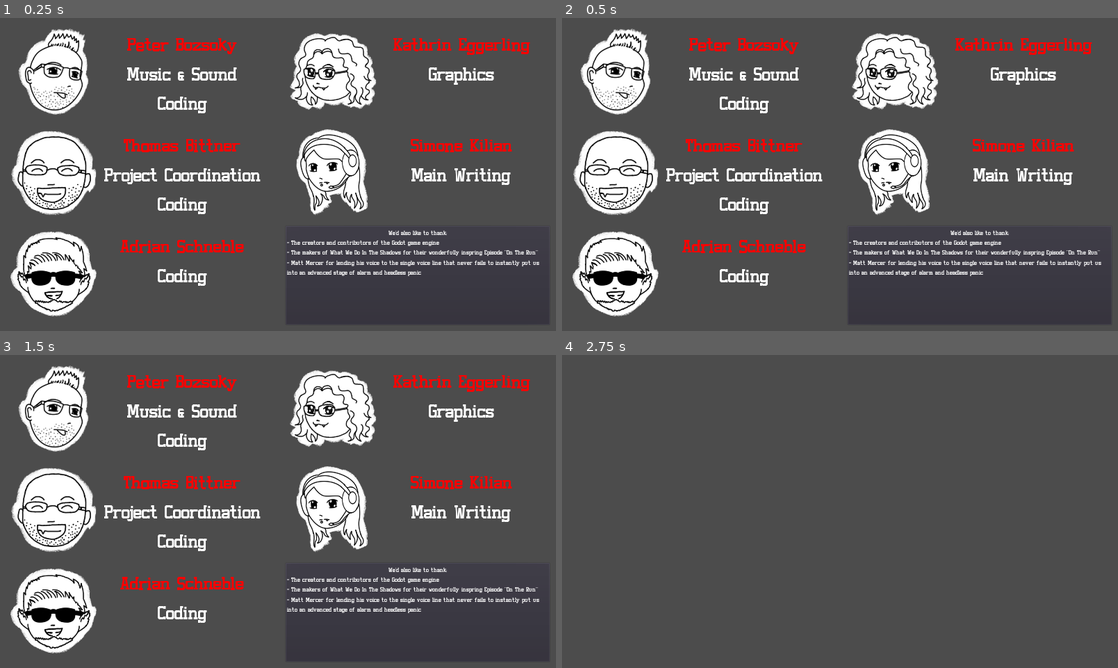
Above: before the commit, frames 1-4 (two rows, left to right).
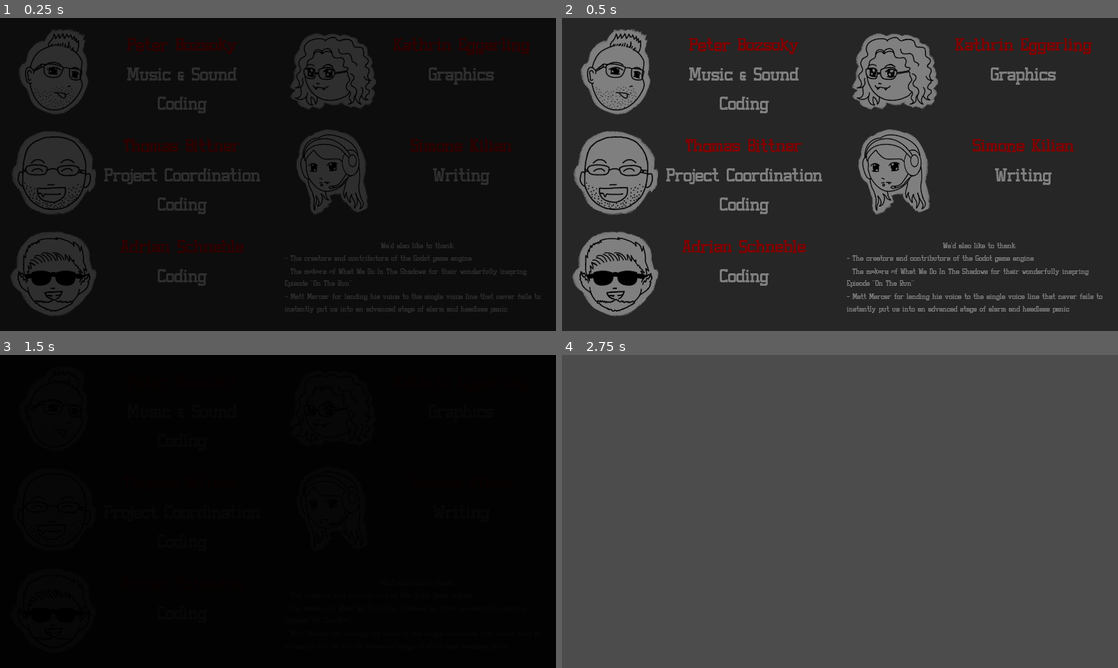
Above: after the commit, the same moments.

Repository: gadse/high-moon
Game: Godot game, scene res://scenes/credit_screen/Credits.tscn
The game is run twice, just before and just after one commit, with the same random seed, the same clock (stepped at 60 frames per second) and the same inputs. This scene is started directly instead of the project's main scene.
Inputs (mouse positions are in pixels of both pictures, inside the frame that each line leads up to):
- Up to frame 1 (0.25 s): no input
- Up to frame 2 (0.5 s): no input
- Up to frame 3 (1.5 s): tap Enter at 0.5 s; drag from (278, 511) to (333, 442) at 0.52 s; drag from (166, 527) to (250, 574) at 1.27 s
- Up to frame 4 (2.75 s): tap Space at 2 s; move the mouse to (895, 442) at 2.02 s; click (895, 442) at 2.17 s

The runs differ from the first frame. In frame 1, 98% of the frame differs, in the area x 0-100%, y 0-100%; in frame 2, 96%; in frame 3, 99%; in frame 4, nothing differs.

Commit message:
Remove thanks-box

Diff:
--- a/scenes/credit_screen/Credits.tscn
+++ b/scenes/credit_screen/Credits.tscn
@@ -11,7 +11,7 @@
 [ext_resource path="res://scenes/credit_screen/Creditssprite_Peter_human.png" type="Texture" id=9]
 
 [sub_resource type="DynamicFont" id=1]
-size = 20
+size = 25
 font_data = ExtResource( 5 )
 
 [node name="Credits" type="TextureRect"]
@@ -149,9 +149,9 @@
 margin_right = 885.0
 margin_bottom = 314.0
 bbcode_text = "[center][color=red]Simone Kilian[/color]
-Main Writing"
+Writing"
 text = "Simone Kilian
-Main Writing"
+Writing"
 
 [node name="Adrian" parent="TeamContainer/GridContainer" instance=ExtResource( 3 )]
 anchor_right = 0.0
@@ -178,32 +178,26 @@
 text = "Adrian Schneble
 Coding"
 
-[node name="PanelContainer" type="PanelContainer" parent="TeamContainer/GridContainer"]
+[node name="RichTextLabel" type="RichTextLabel" parent="TeamContainer/GridContainer"]
 margin_left = 965.0
 margin_top = 696.0
 margin_right = 1880.0
 margin_bottom = 1040.0
 mouse_filter = 2
-
-[node name="RichTextLabel" type="RichTextLabel" parent="TeamContainer/GridContainer/PanelContainer"]
-margin_left = 7.0
-margin_top = 7.0
-margin_right = 908.0
-margin_bottom = 337.0
-mouse_filter = 2
 custom_fonts/normal_font = SubResource( 1 )
 bbcode_enabled = true
-bbcode_text = "[center]We'd also like to thank:[/center]
+bbcode_text = "
+[center]We'd also like to thank:[/center]
 - The creators and contributors of the Godot game engine
 - The makers of What We Do In The Shadows for their wonderfully inspring Episode \"On The Run\"
 - Matt Mercer for lending his voice to the single voice line that never fails to instantly put us into an advanced stage of alarm and headless panic"
-text = "We'd also like to thank:
+text = "
+We'd also like to thank:
 - The creators and contributors of the Godot game engine
 - The makers of What We Do In The Shadows for their wonderfully inspring Episode \"On The Run\"
 - Matt Mercer for lending his voice to the single voice line that never fails to instantly put us into an advanced stage of alarm and headless panic"
 
 [node name="Fader" parent="." instance=ExtResource( 1 )]
-visible = false
 [connection signal="gui_input" from="." to="." method="_on_Credits_gui_input"]
 
 [editable path="TeamContainer/GridContainer/Peter"]
